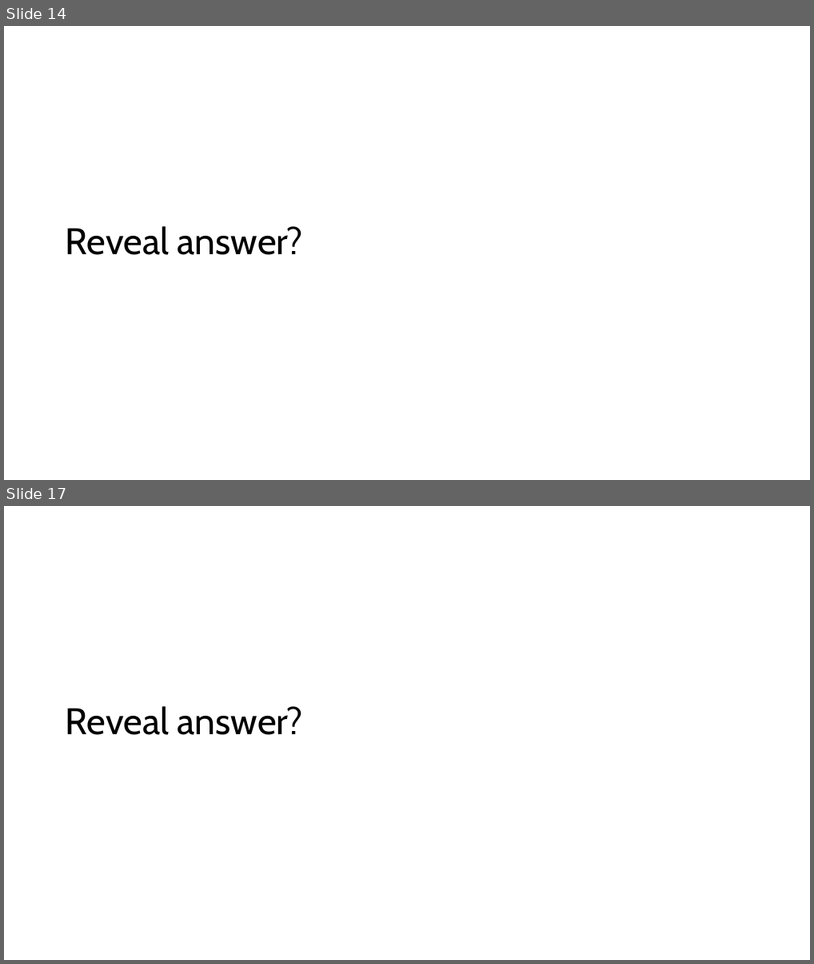
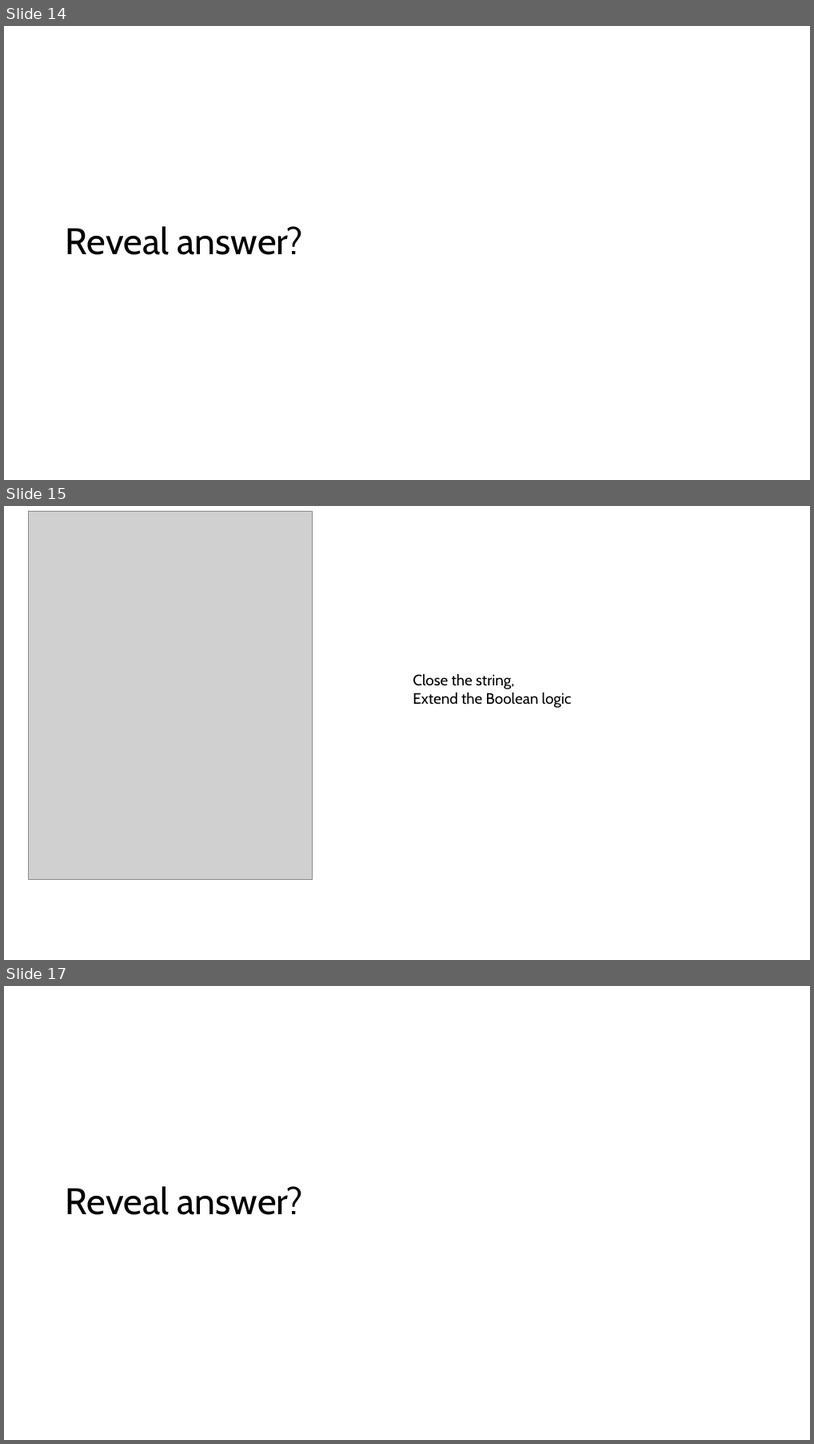
Before and after one commit to dom668/hackerBingo, a slide deck: Slides/special project slides.pptx. Shown one above the other, each under a label of ours: slides 14 and 17 before the commit, slides 14, 15 and 17 after it; the slides between them are not shown. The pictures are 814x964 and 814x1444 pixels, drawn with LibreOffice and Linux fonts; fonts in the diff are those of the drawing; grey boxes stand for pictures. Boxes give left, top, right and bottom in pixels: in the first picture for what was removed or moved away, otherwise in the second. Text is boxed around its words. In the diff, an @@ line names an element or a change of style, - is before the commit and + after.

```diff
--- a/Slides/special project slides.pptx
+++ b/Slides/special project slides.pptx
@@ slide 15 added at box(4, 506, 810, 960), background #FFFFFF @@
@@ picture added at box(29, 512, 313, 880) @@
@@ text added at box(413, 673, 572, 708), 18 pt, text #000000 @@
+Close the string,
+Extend the Boolean logic
```
Also in this commit, not shown: 2 slides changed, 1 other slide added, 2 slides removed.
